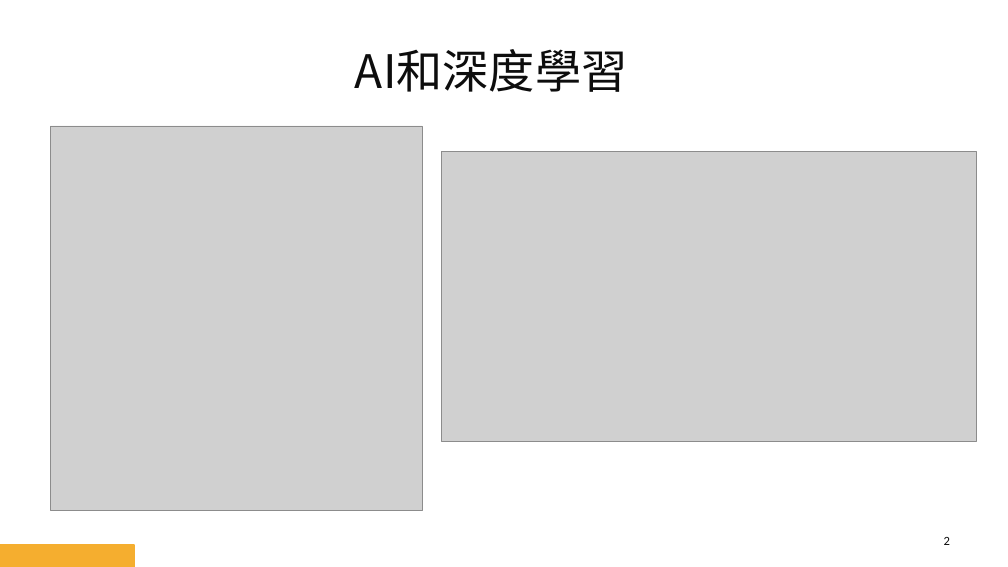
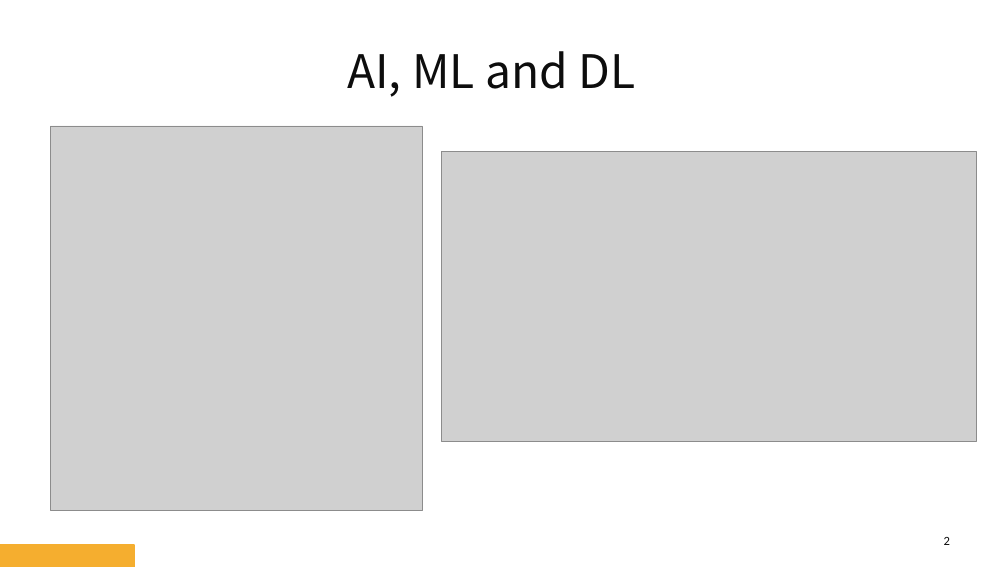
Before and after one commit to htchu/ScikitQuickTutorial, a slide deck: slide 2 of Slides/Scikit01-MachineLearningBasics.pptx. Drawn at 1008x567 pixels with LibreOffice and Linux fonts; fonts in the diff are those of the drawing; grey boxes stand for pictures; background and template pictures are left out. Boxes give left, top, right and bottom in pixels: in the first picture for what was removed or moved away, otherwise in the second. Text is boxed around its words. In the diff, an @@ line names an element or a change of style, - is before the commit and + after.

```diff
--- a/Slides/Scikit01-MachineLearningBasics.pptx
+++ b/Slides/Scikit01-MachineLearningBasics.pptx
@@ title at (x1=347, y1=51, x2=635, y2=97): text changed @@
-AI和深度學習
+AI, ML and DL
```
Also in this commit, not shown: 3 other files.
